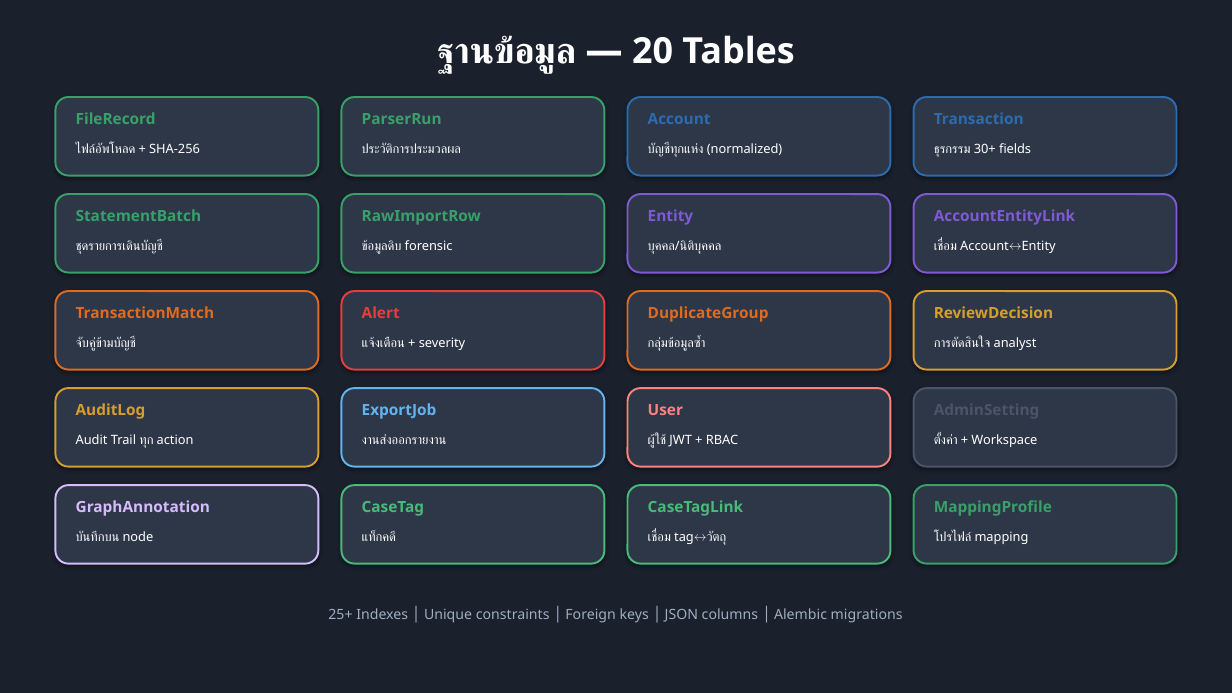
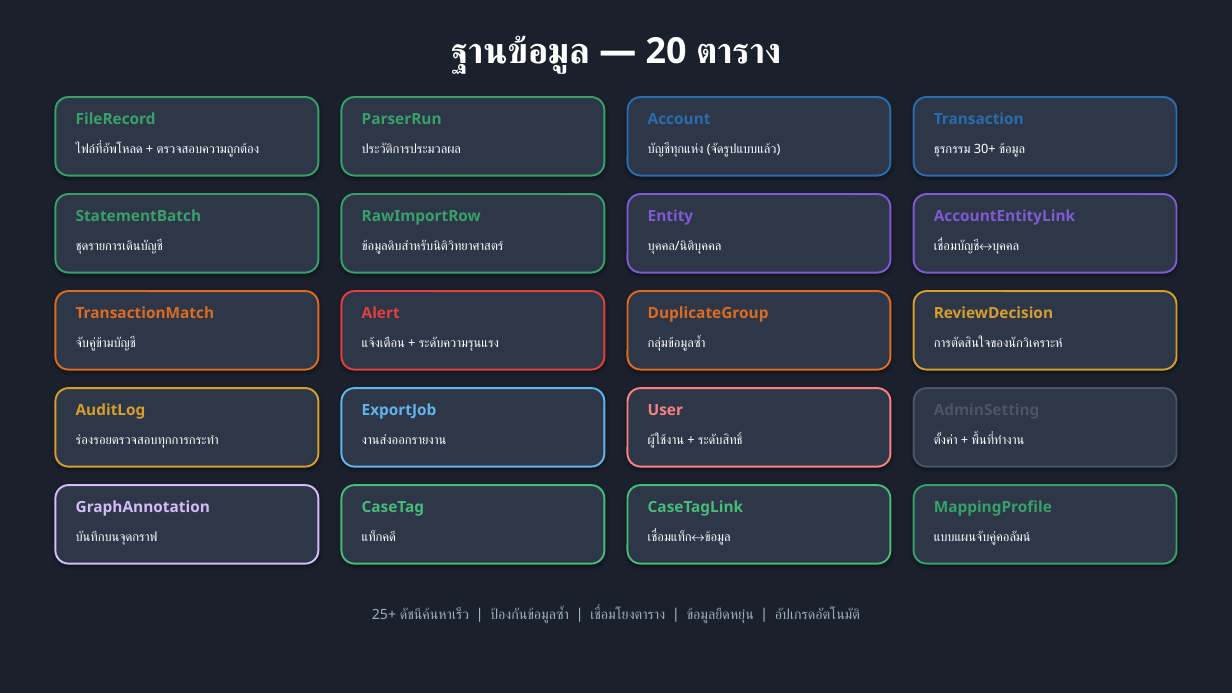
Before and after one commit to numsarai/Saraithong-BSIE, a slide deck: slide 5 of docs/SPNI_BSIE_Presentation.pptx. Drawn at 1232x693 pixels with LibreOffice and Linux fonts; fonts in the diff are those of the drawing. Boxes give left, top, right and bottom in pixels: in the first picture for what was removed or moved away, otherwise in the second. Text is boxed around its words. In the diff, an @@ line names an element or a change of style, - is before the commit and + after.

```diff
--- a/docs/SPNI_BSIE_Presentation.pptx
+++ b/docs/SPNI_BSIE_Presentation.pptx
@@ text at (451,35,781,73): text changed @@
-ฐานข้อมูล — 20 Tables
+ฐานข้อมูล — 20 ตาราง
@@ text at (76,143,260,157): text changed @@
-ไฟล์อัพโหลด + SHA-256
+ไฟล์ที่อัพโหลด + ตรวจสอบความถูกต้อง
@@ text at (648,142,781,157): text changed @@
-บัญชีทุกแห่ง (normalized)
+บัญชีทุกแห่ง (จัดรูปแบบแล้ว)
@@ text at (934,143,1025,157): text changed @@
-ธุรกรรม 30+ fields
+ธุรกรรม 30+ ข้อมูล
@@ text at (362,240,503,254): text changed @@
-ข้อมูลดิบ forensic
+ข้อมูลดิบสำหรับนิติวิทยาศาสตร์
@@ text at (934,240,1019,254): text changed @@
-เชื่อม Account↔Entity
+เชื่อมบัญชี↔บุคคล
@@ text at (362,337,499,351): text changed @@
-แจ้งเตือน + severity
+แจ้งเตือน + ระดับความรุนแรง
@@ text at (934,337,1063,347): text changed @@
-การตัดสินใจ analyst
+การตัดสินใจของนักวิเคราะห์
@@ text at (76,434,219,448): text changed @@
-Audit Trail ทุก action
+ร่องรอยตรวจสอบทุกการกระทำ
@@ text at (648,434,743,448): text changed @@
-ผู้ใช้ JWT + RBAC
+ผู้ใช้งาน + ระดับสิทธิ์
@@ text at (934,434,1024,444): text changed @@
-ตั้งค่า + Workspace
+ตั้งค่า + พื้นที่ทำงาน
@@ text at (76,531,158,545): text changed @@
-บันทึกบน node
+บันทึกบนจุดกราฟ
@@ text at (648,531,731,545): text changed @@
-เชื่อม tag↔วัตถุ
+เชื่อมแท็ก↔ข้อมูล
@@ text at (934,531,1030,545): text changed @@
-โปรไฟล์ mapping
+แบบแผนจับคู่คอลัมน์
@@ text at (372,608,860,623): text changed @@
-25+ Indexes │ Unique constraints │ Foreign keys │ JSON columns │ Alembic migrations
+25+ ดัชนีค้นหาเร็ว │ ป้องกันข้อมูลซ้ำ │ เชื่อมโยงตาราง │ ข้อมูลยืดหยุ่น │ อัปเกรดอัตโนมัติ
```
Also in this commit, not shown: 20 other slides changed, 2 other files.
